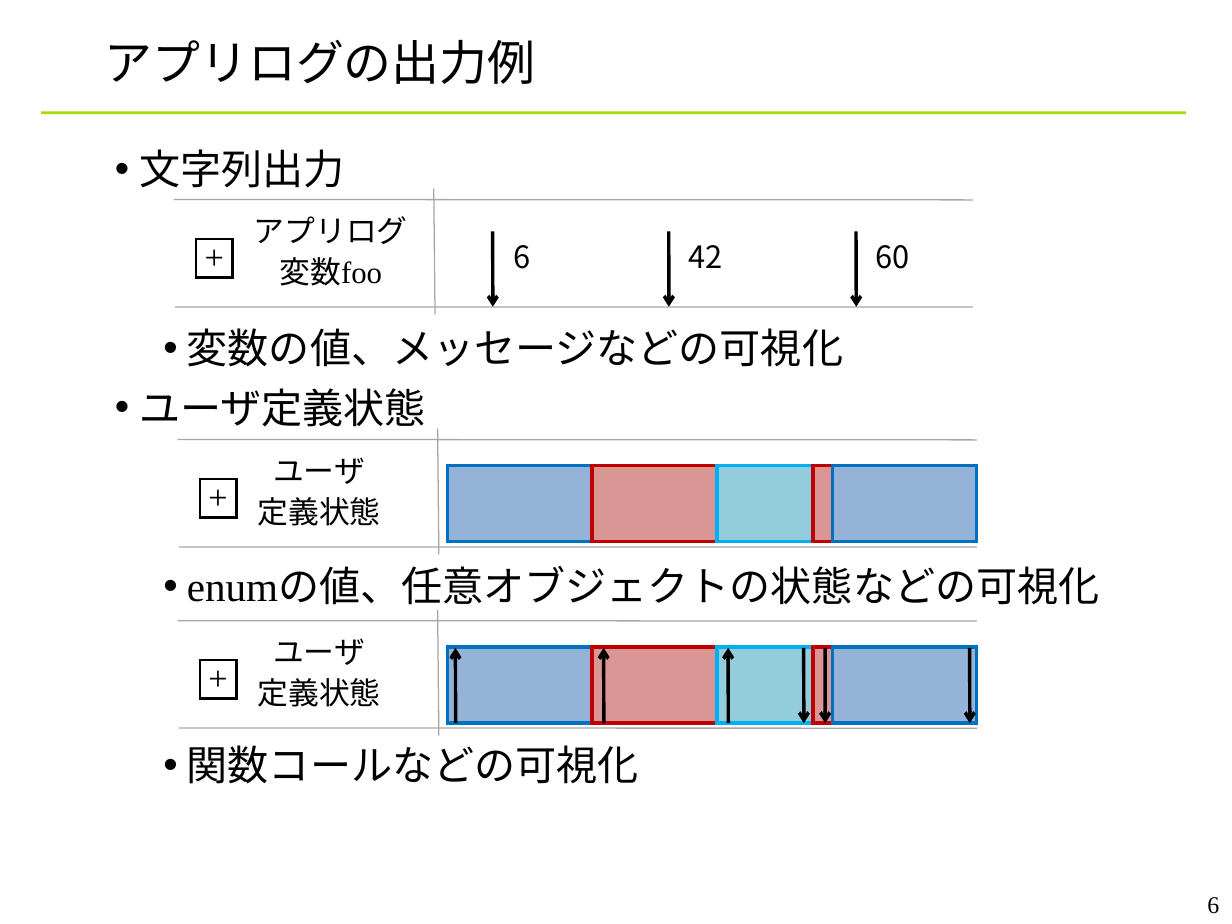
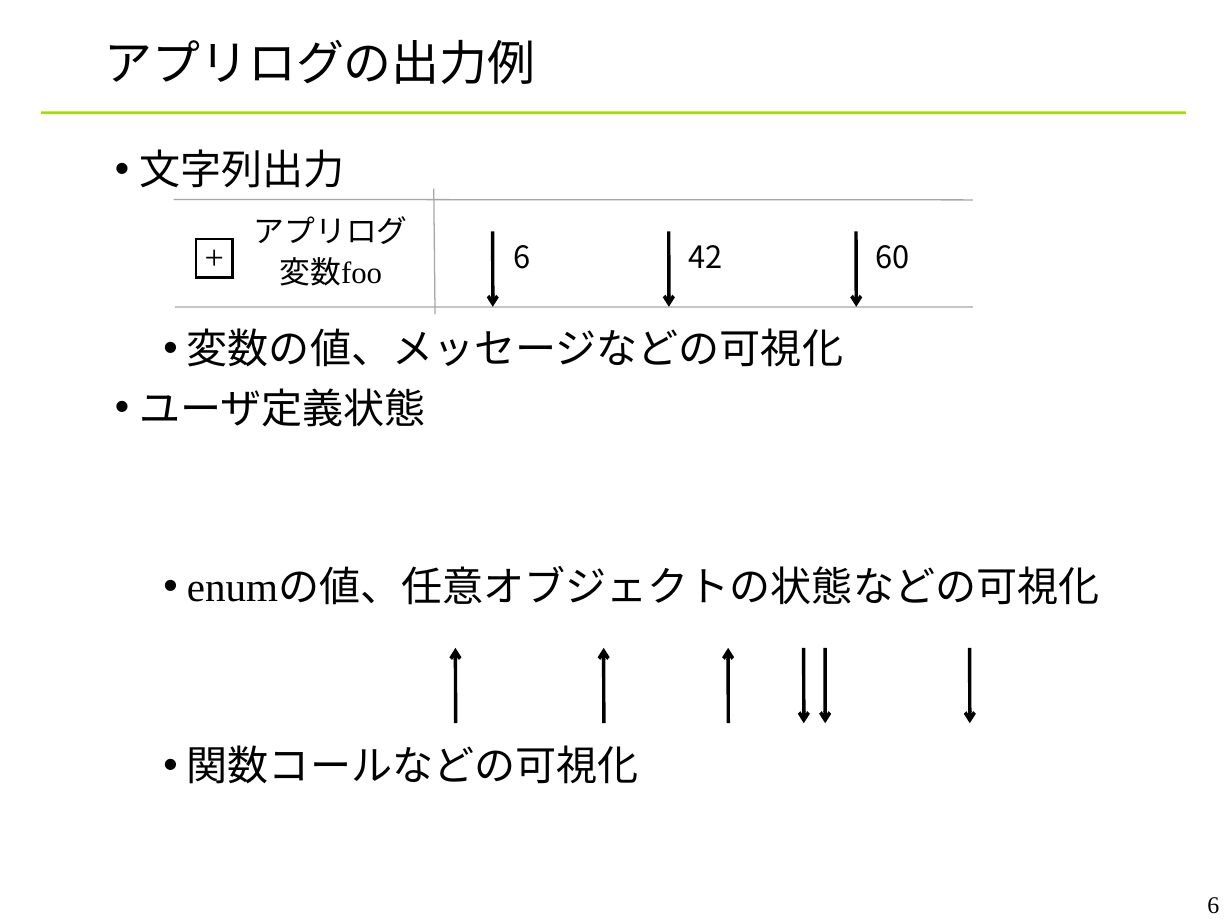
Before and after one commit to YixiaoLi/tlv4mc, a slide deck: slide 6 of doc/phase4/toppers_conference.ppt. Drawn at 1232x924 pixels with LibreOffice and Linux fonts; fonts in the diff are those of the drawing; background and template pictures are left out. Boxes give left, top, right and bottom in pixels: in the first picture for what was removed or moved away, otherwise in the second. Text is boxed around its words. In the diff, an @@ line names an element or a change of style, - is before the commit and + after.

```diff
--- a/doc/phase4/toppers_conference.ppt
+++ b/doc/phase4/toppers_conference.ppt
@@ group removed at box(177, 429, 977, 554): 6 rectangles, 3 lines, 1 text @@
-ユーザ
-定義状態
-+
@@ group removed at box(177, 610, 977, 736): 6 rectangles, 3 lines, 1 text @@
-ユーザ
-定義状態
-+
```
Also in this commit, not shown: 5 other slides changed, 2 slides added, 1 other file.
